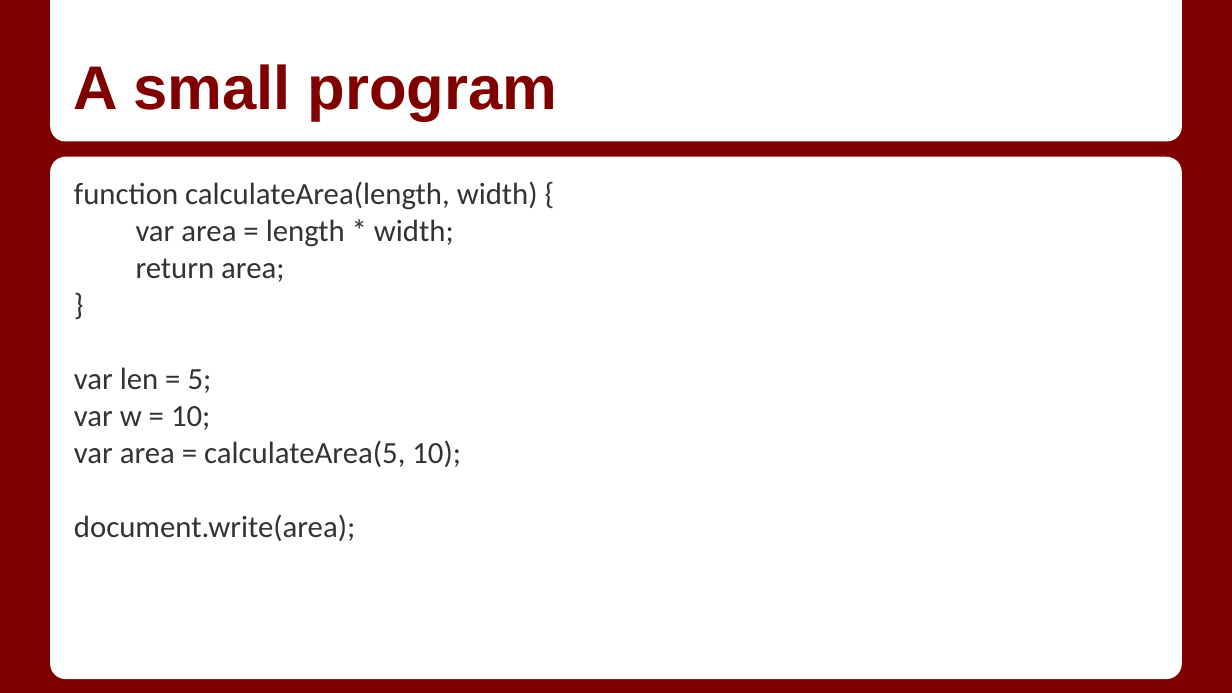
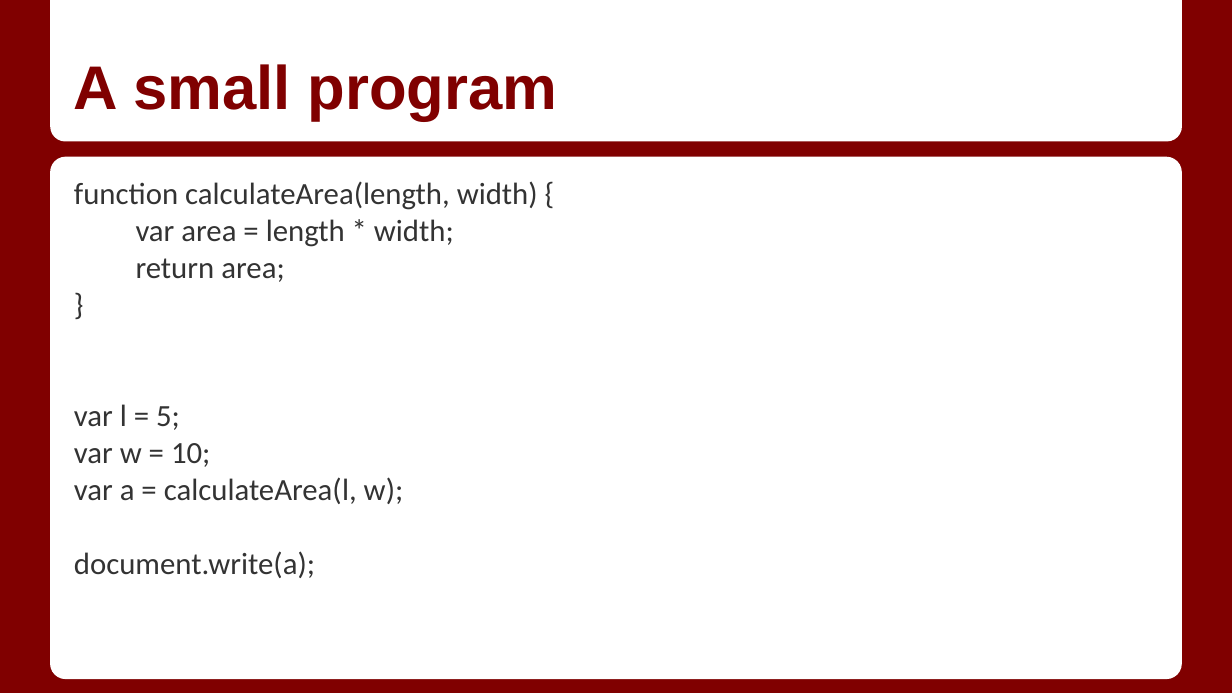
Before and after one commit to PhillyWebGuy/CE-2413-SPRING-2015, a slide deck: slide 7 of presentations/class-2/Class 2.1_ Functions.pptx. Drawn at 1232x693 pixels with LibreOffice and Linux fonts; fonts in the diff are those of the drawing. Boxes give left, top, right and bottom in pixels: in the first picture for what was removed or moved away, otherwise in the second. Text is boxed around its words. In the diff, an @@ line names an element or a change of style, - is before the commit and + after.

```diff
--- a/presentations/class-2/Class 2.1_ Functions.pptx
+++ b/presentations/class-2/Class 2.1_ Functions.pptx
@@ text at box(74, 404, 180, 430): text changed @@
-var len = 5;
+var l = 5;
@@ text at box(74, 477, 404, 578): text changed @@
-var area = calculateArea(5, 10);
-document.write(area);
+var a = calculateArea(l, w);
+document.write(a);
```
Also in this commit, not shown: 3 other files.
